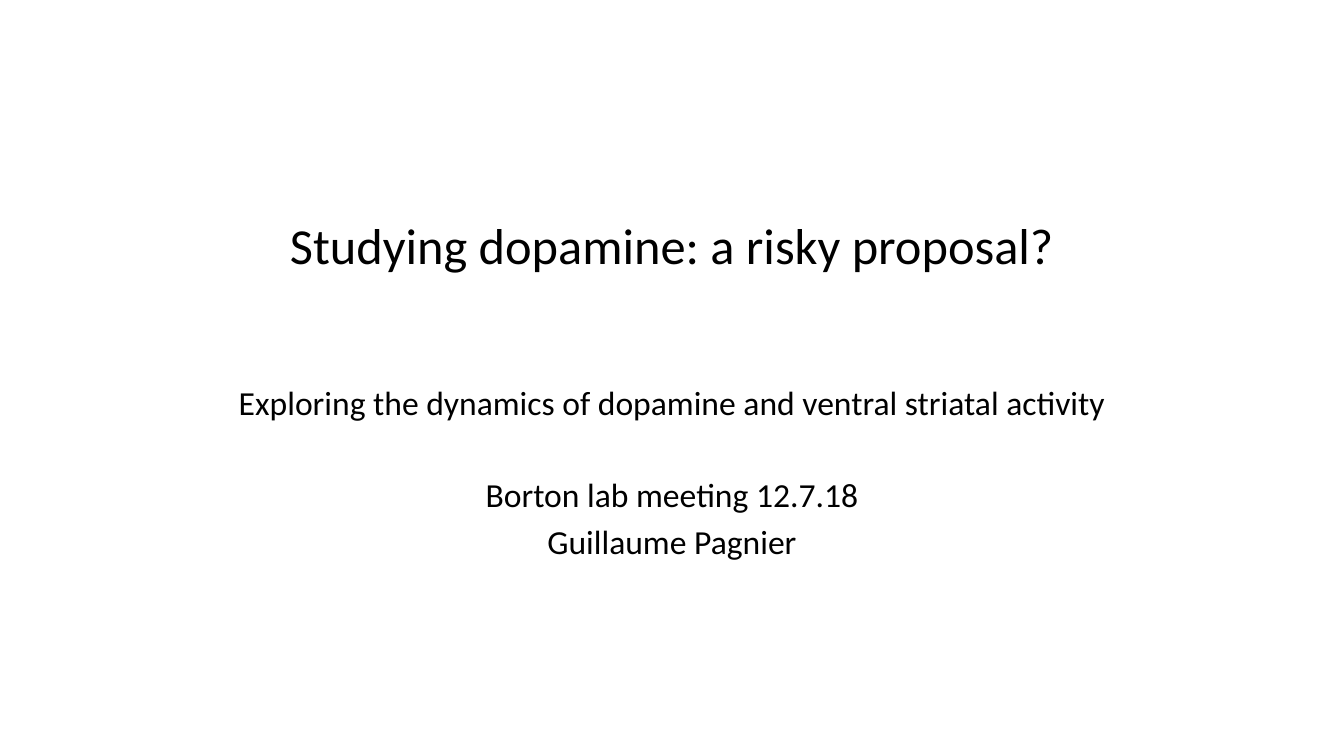
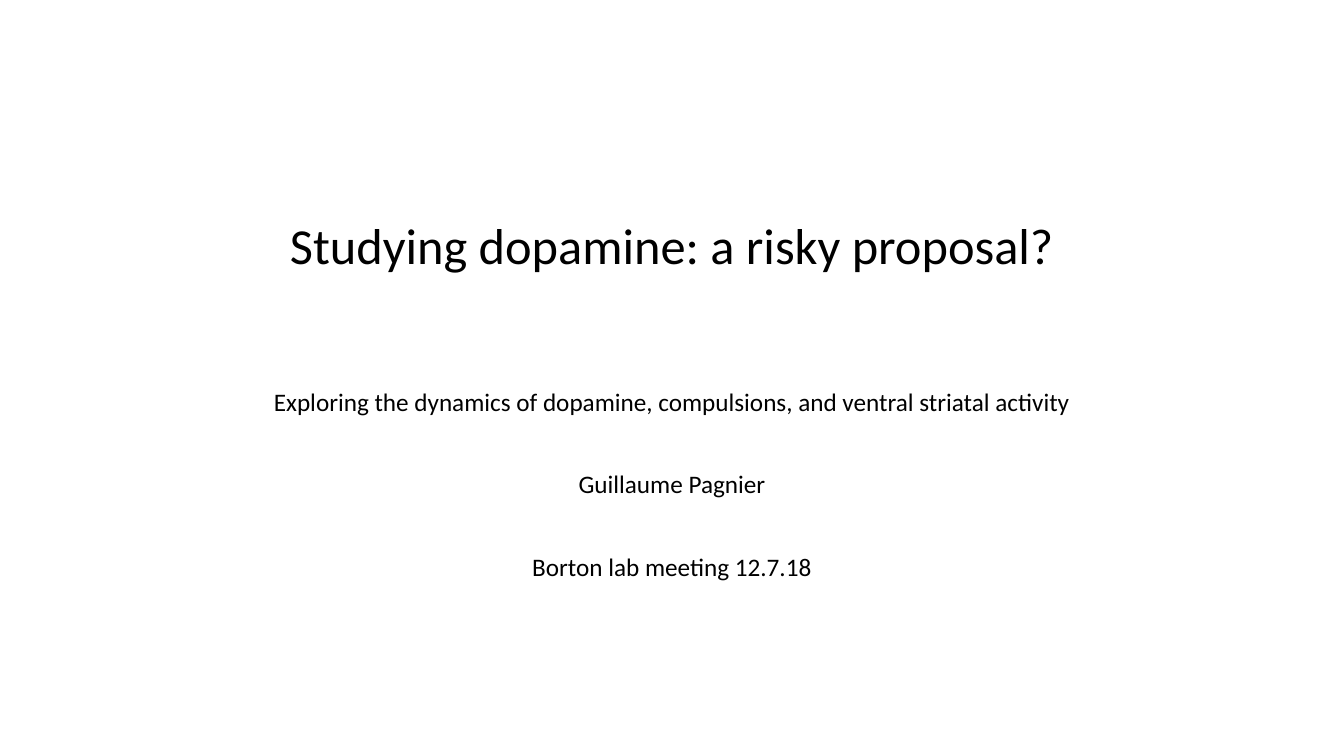
Before and after one commit to gpagnier/rampAnalysis, a slide deck: slide 1 of BortonLabMeeting12.7.pptx. Drawn at 1344x756 pixels with LibreOffice and Linux fonts; fonts in the diff are those of the drawing. Boxes give left, top, right and bottom in pixels: in the first picture for what was removed or moved away, otherwise in the second. Text is boxed around its words. In the diff, an @@ line names an element or a change of style, - is before the commit and + after.

```diff
--- a/BortonLabMeeting12.7.pptx
+++ b/BortonLabMeeting12.7.pptx
@@ subtitle at bbox=[274, 393, 1069, 498]: text changed; size 24 to 18 pt @@
-Exploring the dynamics of dopamine and ventral striatal activity
+Exploring the dynamics of dopamine, compulsions, and ventral striatal activity
+Guillaume Pagnier
@@ subtitle at bbox=[547, 530, 796, 560]: paragraph removed @@
-Guillaume Pagnier
@@ subtitle at bbox=[532, 558, 811, 581]: size 24 to 18 pt in "Borton lab meeting 12.7.18"; line spacing 0.8 to 0.9 @@
```
Also in this commit, not shown: 2 other slides changed, 1 slide removed.
